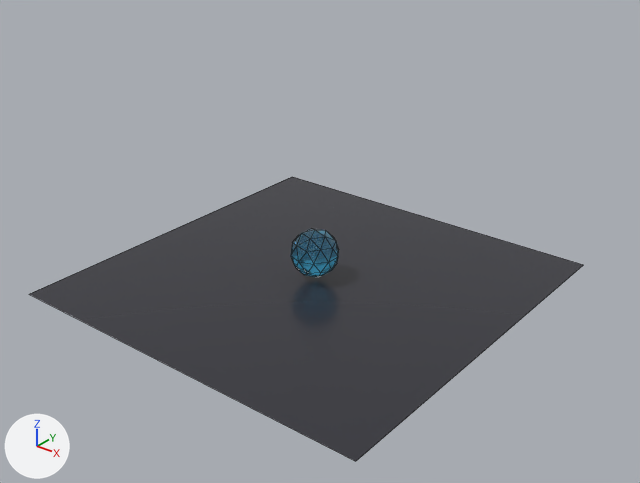
Renders of the Blender file tutorials/07_lighting_rendering/07_lighting_rendering.blend from each side of a commit.
Both versions are drawn from a 50 mm lens placed at (20.0, -24.7, 17.1), pointed at (0.7, -0.6, 2.1). The axes (+X, +Y, +Z) are drawn at lower left. The lights are the same throughout. The picture after the commit comes second. Mesh edges are drawn as thin lines.

Names of what the first picture shows: 'Curved_Studio_Backdrop', 'Hero_Crystal_Sculpture'.
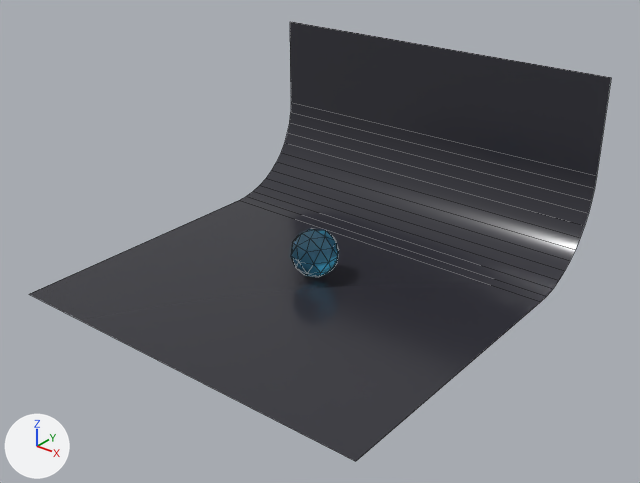
Changed parts and their boxes (x1, y1, x2, y2) in the pictures (640 x 483 px):
'Curved_Studio_Backdrop', reshaped (54% taller)
    before: (30, 177, 583, 461)
    after: (30, 22, 611, 461)
part 1 of me_plane, built on
    before: (238, 177, 583, 369)
    after: (238, 22, 611, 369)

What changed in the scene script:
```text
Change me_plane:
    used by ob_curved_studio_backdrop; location = (0.0, 0.0, 0.0)
    remove me_plane.from_pydata(...)  # 4 vertices, 1 face; spans x -8.0..8.0, y -8.0..8.0, z 0.0
    add me_plane.from_pydata(...)  # 30 vertices, 14 faces; spans x -8.0..8.0, y -8.0..8.0, z 0.0..8.0
    me_plane part 1
    2 vertices are removed from x -8.0..8.0, y 8.0, z 0.0
    1 face is deleted
    14 vertices are added at x -8.0, y 4.0..8.0, z 0.0..8.0
    14 new vertices lie (16.0, 0.0, 0.0) away from vertices in x -8.0, y 4.0..8.0, z 0.0..8.0
    14 new faces join them
    me_plane part 2: the surface is now shaded smooth
```
